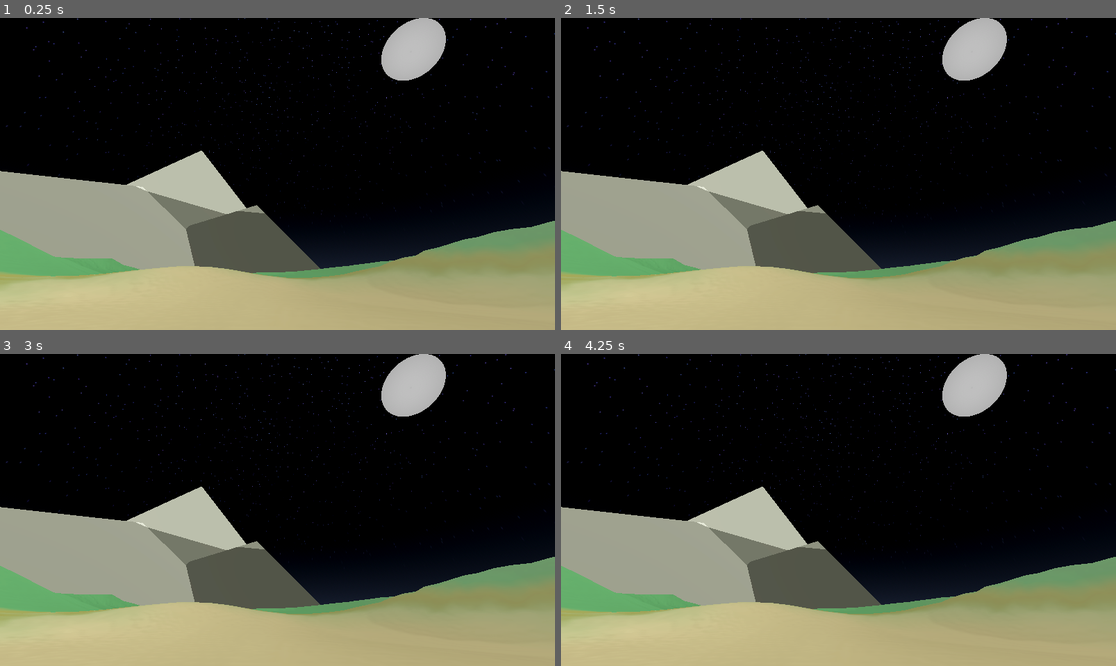
Above: before the commit, frames 1-4 (two rows, left to right).
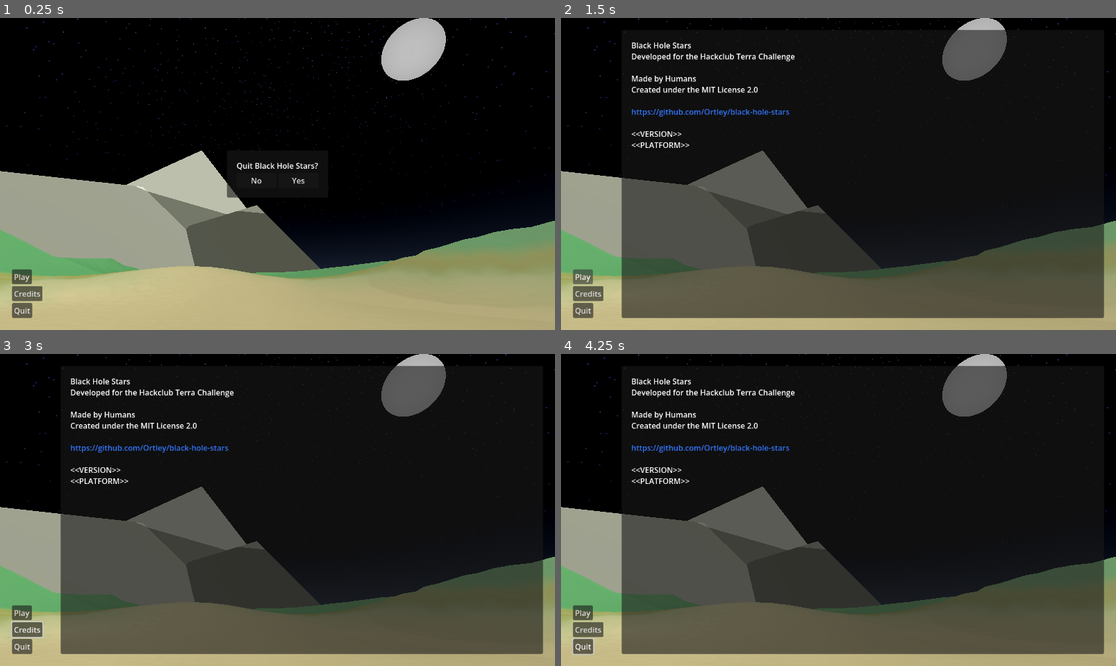
Above: after the commit, the same moments.

Repository: Ortley/black-hole-stars
Game: Godot game, scene res://scene/init.tscn
Two runs of this game, one before a commit and one after it. Both use one fixed random seed, a clock stepped at 60 frames per second and the inputs below.
Inputs (mouse positions are in pixels of both pictures, inside the frame that each line leads up to):
- Up to frame 1 (0.25 s): no input
- Up to frame 2 (1.5 s): click (588, 292) at 0.5 s, where only the run after the commit has a clickable "Credits"; click (583, 276) at 1.25 s, where only the run after the commit has a clickable "Play"
- Up to frame 3 (3 s): click (22, 612) at 2 s, where only the run after the commit has a clickable "Play"; tap Enter at 2.75 s; move the mouse to (399, 494) at 2.77 s; hold Right from 2.78 s (still down); tap Alt at 2.85 s; click (399, 494) at 2.92 s
- Up to frame 4 (4.25 s): move the mouse to (727, 525) at 3.52 s; release Right at 3.53 s; hold Down from 3.53 s (still down); tap Shift at 3.6 s

The runs differ from the first frame. In frame 1, 0.9% of the frame differs, in the area x 2-59%, y 42-97%; in frame 2, 32%; in frame 3, 32%, in the area x 2-98%, y 3-97%; in frame 4, 32%.

Commit message:
Add UI to title screen

Diff:
--- a/scene/init.tscn
+++ b/scene/init.tscn
@@ -280,6 +280,49 @@
 subdivide_width = 50
 subdivide_depth = 50
 
+[sub_resource type="GDScript" id="GDScript_afm41"]
+resource_name = "main-menu-manager"
+script/source = "extends HBoxContainer
+
+@onready var play_button: Button = $VBoxContainer/Play
+@onready var credits_button: Button = $VBoxContainer/Credits
+@onready var quit_button: Button = $VBoxContainer/Quit
+@onready var credits_cont: PanelContainer = $Credits
+@onready var quit_cont: PanelContainer = $\"../../Quit\"
+
+# Called when the node enters the scene tree for the first time.
+func _ready() -> void:
+	credits_button.button_up.connect(toggle.bind(credits_cont))
+	quit_button.button_up.connect(toggle.bind(quit_cont))
+
+func toggle(box: Control) -> void:
+	var old := box.visible
+	hide_all()
+	box.visible = !old
+
+func hide_all() -> void:
+	credits_cont.visible = false
+	quit_cont.visible = false
+"
+
+[sub_resource type="GDScript" id="GDScript_42rhp"]
+resource_name = "open link"
+script/source = "extends RichTextLabel
+
+@export var link := \"https://github.com/Ortley/black-hole-stars\"
+
+func _on_meta_clicked(meta: Variant) -> void:
+	OS.shell_open(link)
+"
+
+[sub_resource type="Animation" id="Animation_42rhp"]
+resource_name = "new_animation"
+
+[sub_resource type="AnimationLibrary" id="AnimationLibrary_afm41"]
+_data = {
+&"new_animation": SubResource("Animation_42rhp")
+}
+
 [node name="Init" type="Node3D" unique_id=949333527]
 
 [node name="Static" type="Node3D" parent="." unique_id=770909436]
@@ -345,6 +388,132 @@
 extra_cull_margin = 300.0
 mesh = SubResource("PlaneMesh_ie4dk")
 
+[node name="UI" type="Control" parent="." unique_id=881028091]
+layout_mode = 3
+anchors_preset = 15
+anchor_right = 1.0
+anchor_bottom = 1.0
+grow_horizontal = 2
+grow_vertical = 2
+
+[node name="MarginContainer" type="MarginContainer" parent="UI" unique_id=253790081]
+layout_mode = 1
+anchors_preset = 15
+anchor_right = 1.0
+anchor_bottom = 1.0
+grow_horizontal = 2
+grow_vertical = 2
+theme_override_constants/margin_left = 25
+theme_override_constants/margin_top = 25
+theme_override_constants/margin_right = 25
+theme_override_constants/margin_bottom = 25
+
+[node name="HBoxContainer" type="HBoxContainer" parent="UI/MarginContainer" unique_id=1139231352]
+layout_mode = 2
+script = SubResource("GDScript_afm41")
+
+[node name="VBoxContainer" type="VBoxContainer" parent="UI/MarginContainer/HBoxContainer" unique_id=1832195045]
+layout_mode = 2
+size_flags_horizontal = 0
+size_flags_vertical = 8
+
+[node name="Play" type="Button" parent="UI/MarginContainer/HBoxContainer/VBoxContainer" unique_id=289647547]
+layout_mode = 2
+size_flags_horizontal = 0
+text = "Play"
+
+[node name="Credits" type="Button" parent="UI/MarginContainer/HBoxContainer/VBoxContainer" unique_id=1857665894]
+layout_mode = 2
+size_flags_horizontal = 0
+text = "Credits
+"
+
+[node name="Quit" type="Button" parent="UI/MarginContainer/HBoxContainer/VBoxContainer" unique_id=1613857758]
+layout_mode = 2
+size_flags_horizontal = 0
+text = "Quit"
+
+[node name="Sep" type="Control" parent="UI/MarginContainer/HBoxContainer" unique_id=1247423642]
+custom_minimum_size = Vector2(30, 0)
+layout_mode = 2
+
+[node name="Credits" type="PanelContainer" parent="UI/MarginContainer/HBoxContainer" unique_id=1728837162]
+visible = false
+layout_mode = 2
+size_flags_horizontal = 3
+
+[node name="MarginContainer" type="MarginContainer" parent="UI/MarginContainer/HBoxContainer/Credits" unique_id=880692833]
+layout_mode = 2
+theme_override_constants/margin_left = 20
+theme_override_constants/margin_top = 20
+theme_override_constants/margin_right = 20
+theme_override_constants/margin_bottom = 20
+
+[node name="RichTextLabel" type="RichTextLabel" parent="UI/MarginContainer/HBoxContainer/Credits/MarginContainer" unique_id=630780994]
+layout_mode = 2
+bbcode_enabled = true
+text = "Black Hole Stars
+Developed for the Hackclub Terra Challenge
+
+Made by Humans
+Created under the MIT License 2.0
+
+[color=#37f][url=\"https://github.com/Ortley/black-hole-stars\"]https://github.com/Ortley/black-hole-stars[/url][/color]
+
+<<VERSION>>
+<<PLATFORM>>"
+script = SubResource("GDScript_42rhp")
+
+[node name="Quit" type="PanelContainer" parent="UI" unique_id=767071909]
+layout_mode = 1
+anchors_preset = 8
+anchor_left = 0.5
+anchor_top = 0.5
+anchor_right = 0.5
+anchor_bottom = 0.5
+offset_left = -105.0
+offset_top = -49.0
+offset_right = 105.0
+offset_bottom = 49.0
+grow_horizontal = 2
+grow_vertical = 2
+
+[node name="MarginContainer" type="MarginContainer" parent="UI/Quit" unique_id=890981062]
+layout_mode = 2
+theme_override_constants/margin_left = 20
+theme_override_constants/margin_top = 20
+theme_override_constants/margin_right = 20
+theme_override_constants/margin_bottom = 20
+
+[node name="VBoxContainer" type="VBoxContainer" parent="UI/Quit/MarginContainer" unique_id=512722232]
+layout_mode = 2
+
+[node name="Label" type="Label" parent="UI/Quit/MarginContainer/VBoxContainer" unique_id=249369099]
+layout_mode = 2
+text = "Quit Black Hole Stars?"
+
+[node name="HBoxContainer" type="HBoxContainer" parent="UI/Quit/MarginContainer/VBoxContainer" unique_id=487287099]
+layout_mode = 2
+
+[node name="HBoxContainer" type="HBoxContainer" parent="UI/Quit/MarginContainer/VBoxContainer/HBoxContainer" unique_id=1089109809]
+layout_mode = 2
+size_flags_horizontal = 3
+
+[node name="Button" type="Button" parent="UI/Quit/MarginContainer/VBoxContainer/HBoxContainer/HBoxContainer" unique_id=1984921102]
+layout_mode = 2
+size_flags_horizontal = 3
+text = "No"
+
+[node name="Button2" type="Button" parent="UI/Quit/MarginContainer/VBoxContainer/HBoxContainer/HBoxContainer" unique_id=957002310]
+layout_mode = 2
+size_flags_horizontal = 3
+text = "Yes"
+
 [node name="Camera3D" type="Camera3D" parent="." unique_id=2001362588]
-transform = Transform3D(0.9988061, 0.024277063, 0.04239014, 0, 0.8677655, -0.49697396, -0.04884977, 0.49638063, 0.8667295, -1.5684009, 0.7706299, 2.1904068)
+transform = Transform3D(0.9988062, 0.024277063, 0.042390145, 0, 0.8677655, -0.49697393, -0.048849773, 0.49638063, 0.8667295, -1.5684009, 0.7706299, 2.1904068)
 fov = 80.0
+
+[node name="AnimationPlayer" type="AnimationPlayer" parent="." unique_id=2077054340]
+libraries/ = SubResource("AnimationLibrary_afm41")
+
+[connection signal="meta_clicked" from="UI/MarginContainer/HBoxContainer/Credits/MarginContainer/RichTextLabel" to="UI/MarginContainer/HBoxContainer/Credits/MarginContainer/RichTextLabel" method="_on_meta_clicked"]
